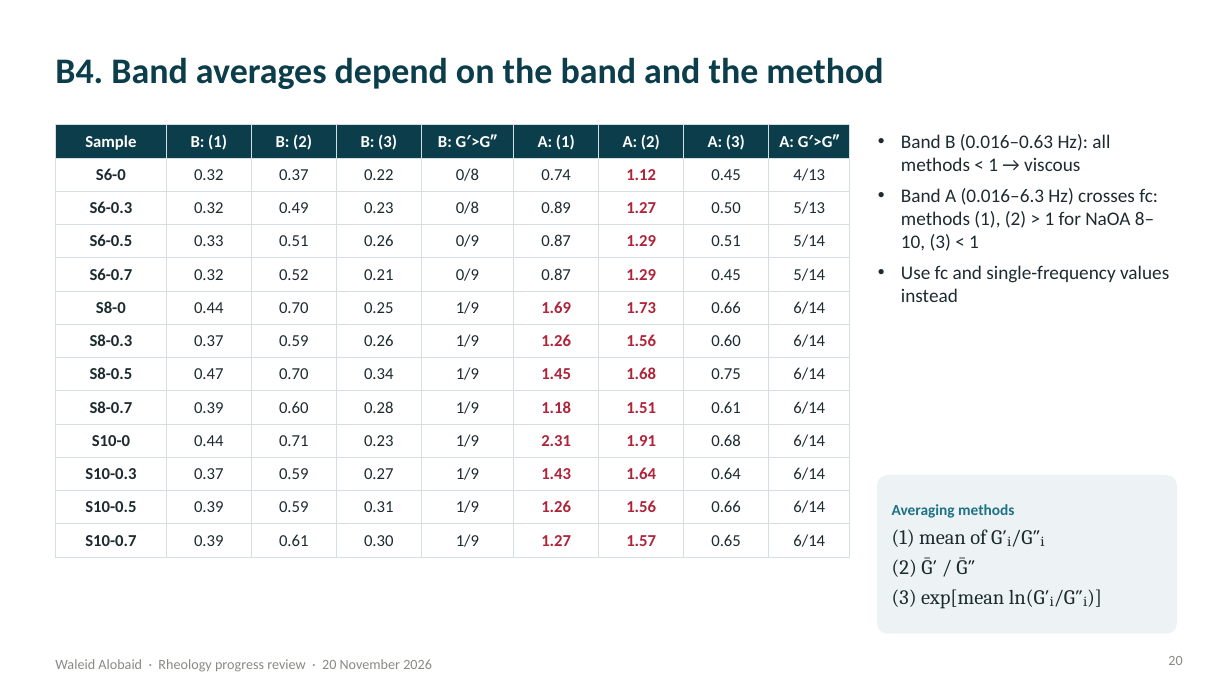
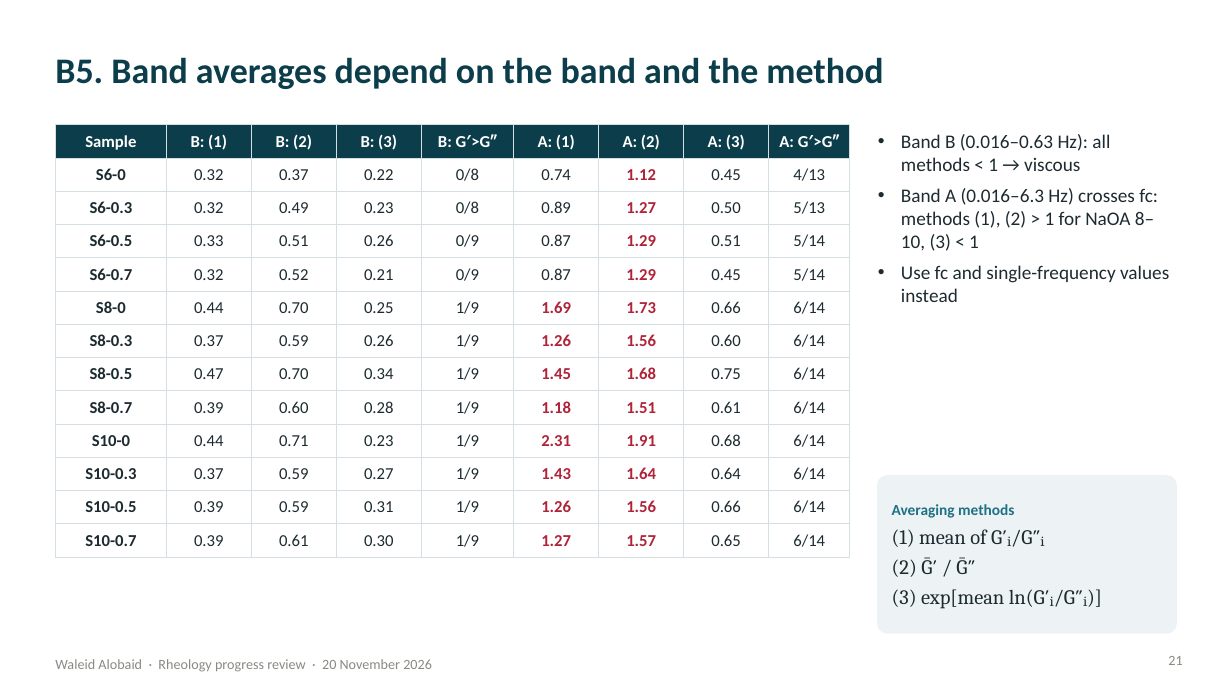
Before and after one commit to 25im0024-lab/waled, a slide deck: slide 21 of reports/rheology-2026-11/presentation/Rheology_Progress_Presentation_2026-11-20.pptx (slide 20 before the commit). Drawn at 1232x693 pixels with LibreOffice and Linux fonts; fonts in the diff are those of the drawing. Boxes give left, top, right and bottom in pixels: in the first picture for what was removed or moved away, otherwise in the second. Text is boxed around its words. In the diff, an @@ line names an element or a change of style, - is before the commit and + after.

```diff
--- a/reports/rheology-2026-11/presentation/Rheology_Progress_Presentation_2026-11-20.pptx
+++ b/reports/rheology-2026-11/presentation/Rheology_Progress_Presentation_2026-11-20.pptx
@@ title at (55, 57, 883, 89): text changed @@
-B4. Band averages depend on the band and the method
+B5. Band averages depend on the band and the method
@@ page number at (1168, 656, 1182, 665): text changed @@
-20
+21
```
Also in this commit, not shown: 2 other slides changed, 1 slide added, 1 other file.
